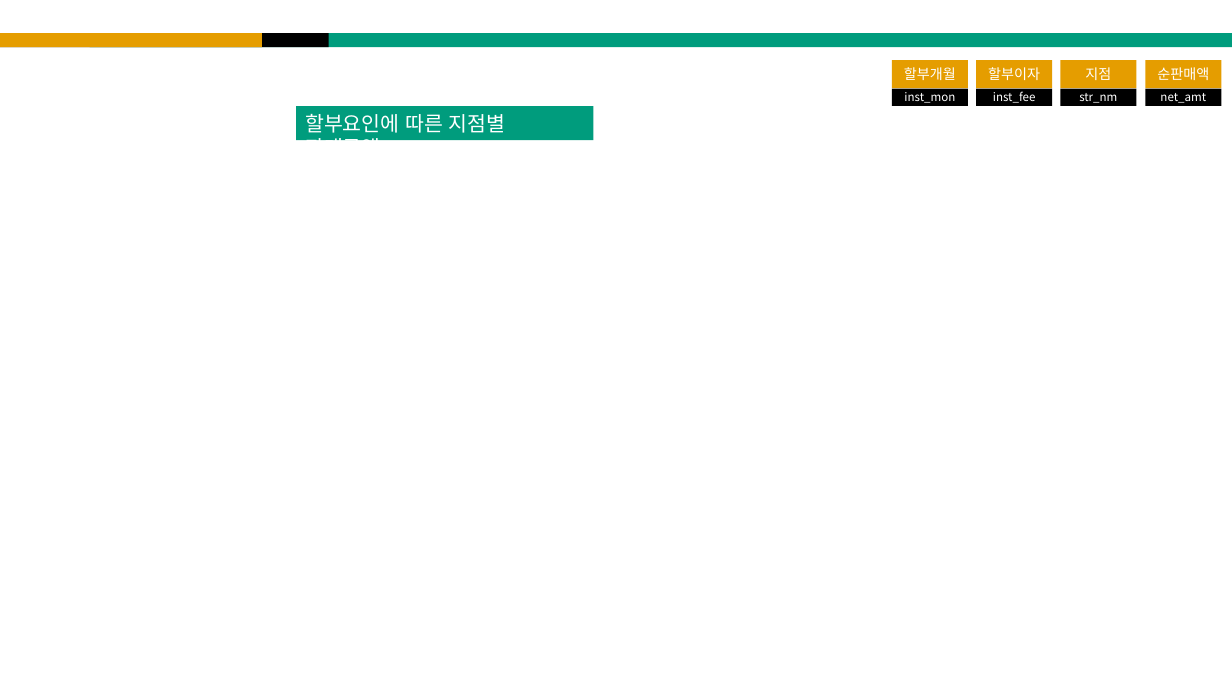
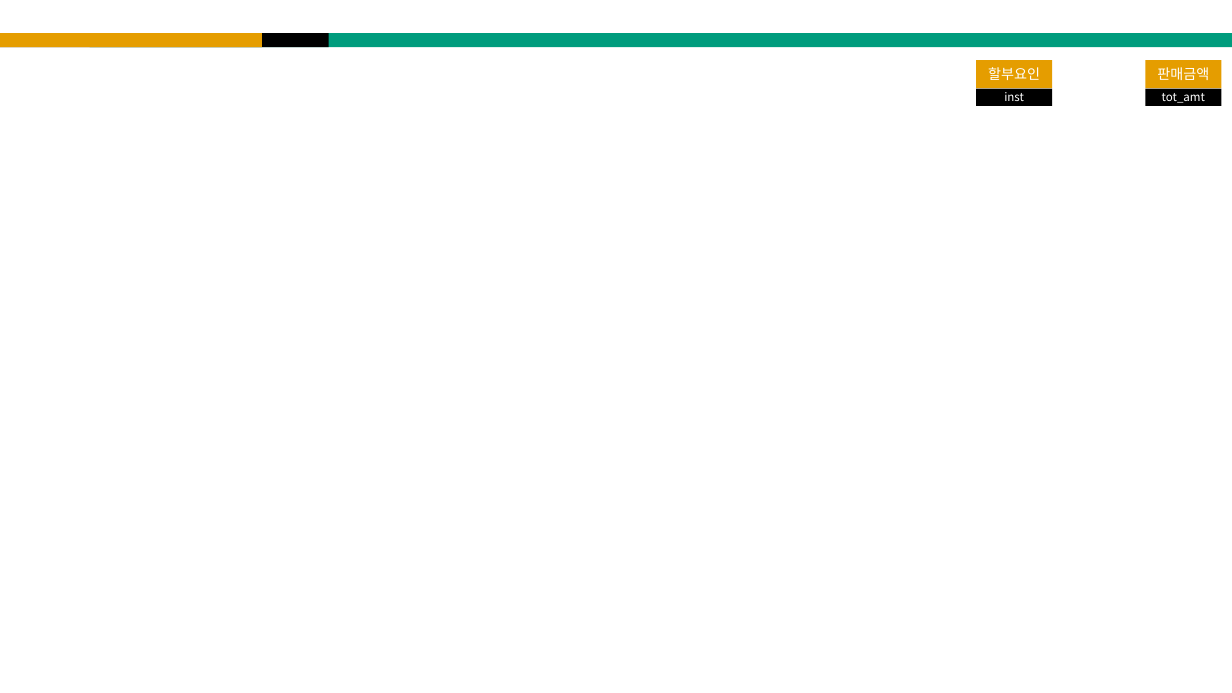
Before and after one commit to horaeng1/Asiae_AI, a slide deck: slide 46 of 1_Code/4_kim/R/BA_Project.pptx (slide 38 before the commit). Drawn at 1232x693 pixels with LibreOffice and Linux fonts; fonts in the diff are those of the drawing. Boxes give left, top, right and bottom in pixels: in the first picture for what was removed or moved away, otherwise in the second. Text is boxed around its words. In the diff, an @@ line names an element or a change of style, - is before the commit and + after.

```diff
--- a/1_Code/4_kim/R/BA_Project.pptx
+++ b/1_Code/4_kim/R/BA_Project.pptx
@@ rectangle removed at bbox=[892, 89, 968, 106] @@
-inst_mon
@@ rectangle removed at bbox=[892, 60, 968, 88] @@
-할부개월
@@ text in rectangle at bbox=[988, 67, 1040, 80]: text changed @@
-할부이자
+할부요인
@@ rectangle removed at bbox=[1061, 89, 1137, 106] @@
-str_nm
@@ rectangle removed at bbox=[1061, 60, 1137, 88] @@
-지점
@@ text in rectangle at bbox=[1157, 67, 1209, 80]: text changed @@
-순판매액
+판매금액
@@ rectangle removed at bbox=[297, 106, 594, 140] @@
-할부요인에 따른 지점별 판매금액
@@ text in rectangle at bbox=[1004, 92, 1024, 101]: text changed @@
-inst_fee
+inst
@@ text in rectangle at bbox=[1162, 93, 1205, 103]: text changed @@
-net_amt
+tot_amt
```
Also in this commit, not shown: 9 other slides changed, 11 slides added, 3 slides removed, 2 other files.
